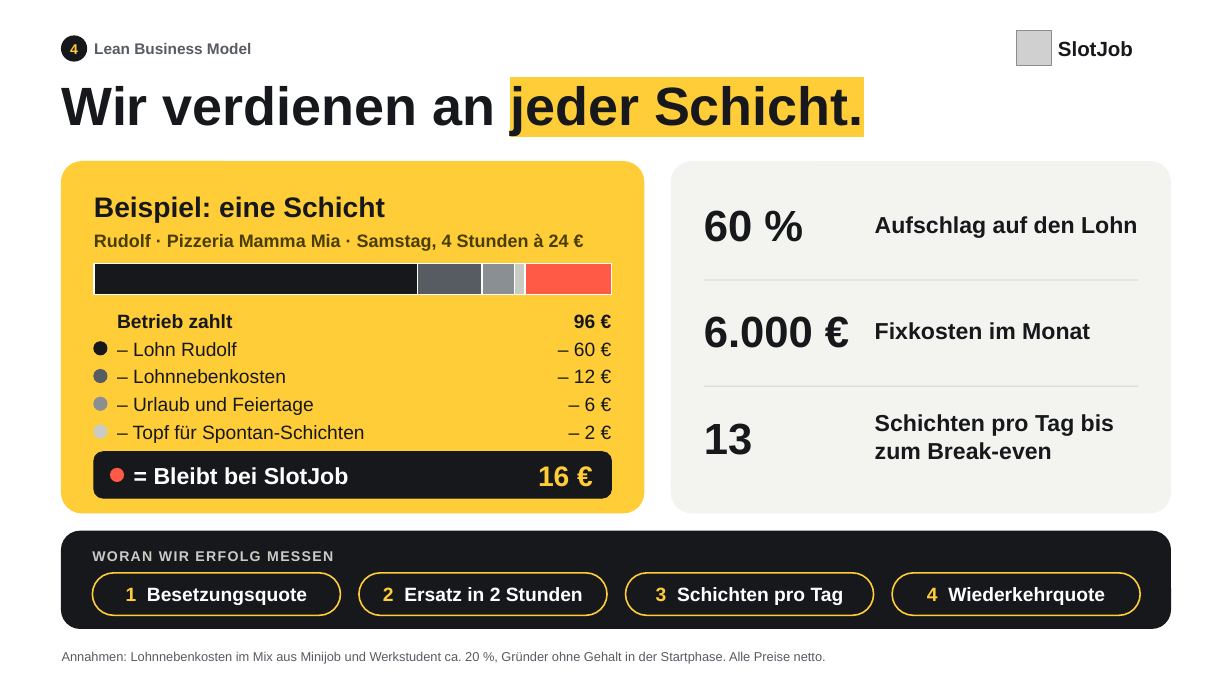
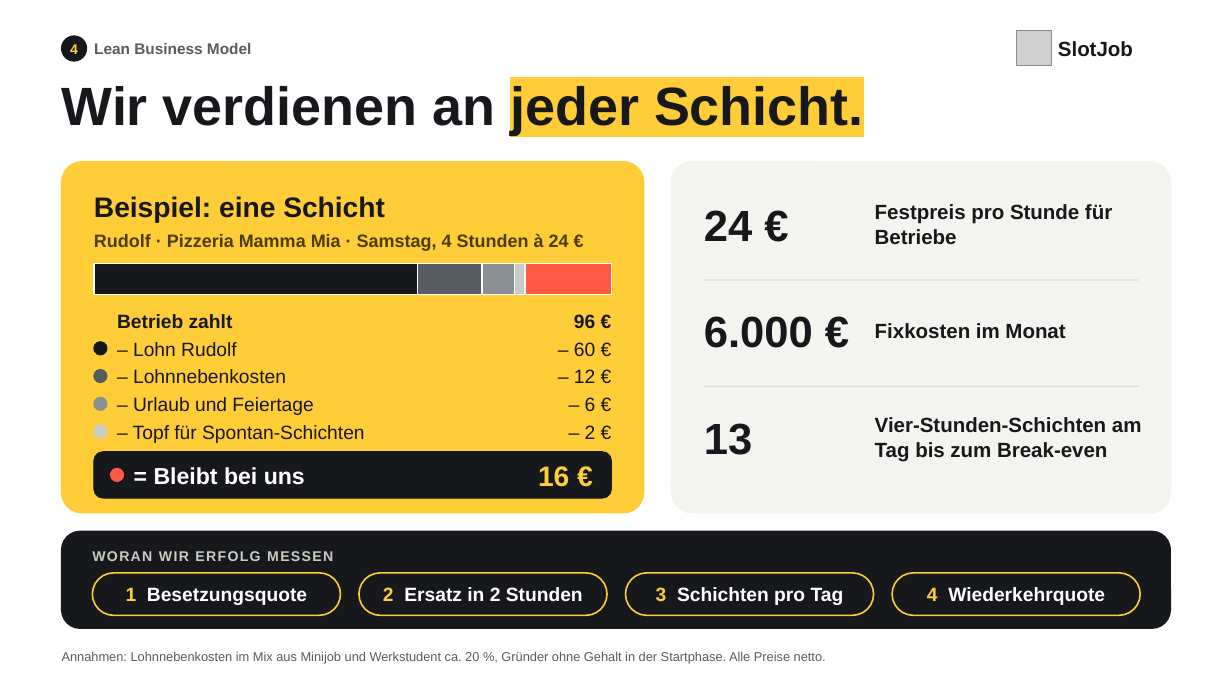
Before and after one commit to filasolana/slotjob, a slide deck: slide 1 of pitch/folie-4-lean-business-model.pptx. Drawn at 1232x693 pixels with LibreOffice and Linux fonts; fonts in the diff are those of the drawing; grey boxes stand for pictures. Boxes give left, top, right and bottom in pixels: in the first picture for what was removed or moved away, otherwise in the second. Text is boxed around its words. In the diff, an @@ line names an element or a change of style, - is before the commit and + after.

```diff
--- a/pitch/folie-4-lean-business-model.pptx
+++ b/pitch/folie-4-lean-business-model.pptx
@@ text at box(875, 204, 1112, 244): text changed; size 18 to 16 pt @@
-Aufschlag auf den Lohn
+Festpreis pro Stunde für Betriebe
@@ text at box(704, 210, 752, 241): text changed @@
-60 %
+24 €
@@ text "Fixkosten im Monat" at box(875, 323, 1065, 339): size 18 to 16 pt @@
@@ text at box(875, 417, 1142, 462): text changed; size 18 to 16 pt @@
-Schichten pro Tag bis zum Break-even
+Vier-Stunden-Schichten am Tag bis zum Break-even
@@ text at box(154, 467, 305, 485): text changed @@
-= Bleibt bei SlotJob
+= Bleibt bei uns
```
Also in this commit, not shown: 2 other files.
